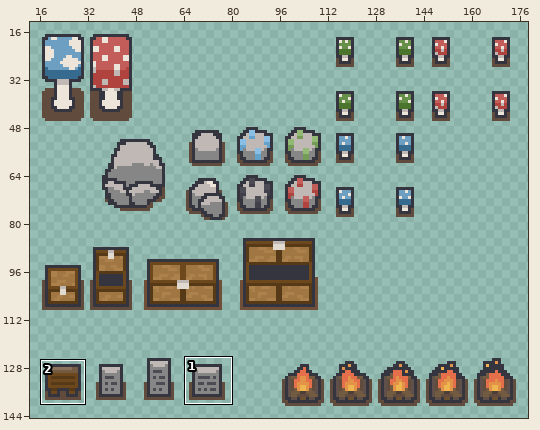
File history of a sprite sheet, sprites/tilesets/cave_objects.png. Above: a wide view before the commit, with the close-up outlined.
Close-up. Before the edit:
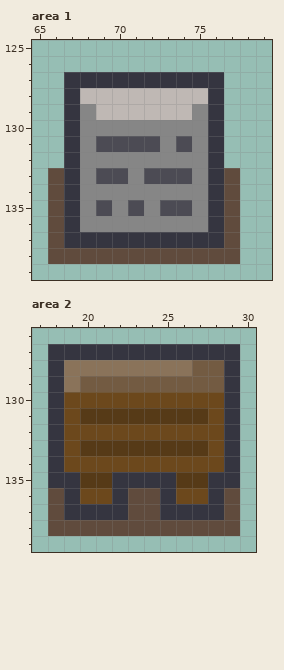
The file is 192x160 pixels. Colours within 5 levels of each other are drawn and written as one. Shown: area 1: x 65..79, y 125..139; area 2: x 17..30, y 126..139. The wide view leaves out empty margins. The commit also changed other parts of the picture, which this record leaves out.
After:
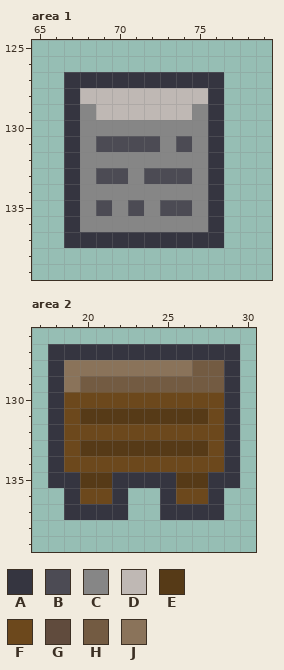
Palette (. is transparent): A #353540  B #4c4b54  C #868686  D #bfb8b4  E #563a17  F #6c481c  G #604b3d  H #735b42  J #8a735a
Changes in this commit:
Area 1:
The edit erases colour G in rows 133 to 137 at x 66 and 77; in row 138 at x 66 to 77.
Area 2:
The edit erases colour G in rows 136 to 137 at x 18, 23 to 24 and 29; in row 138 at x 18 to 29.
